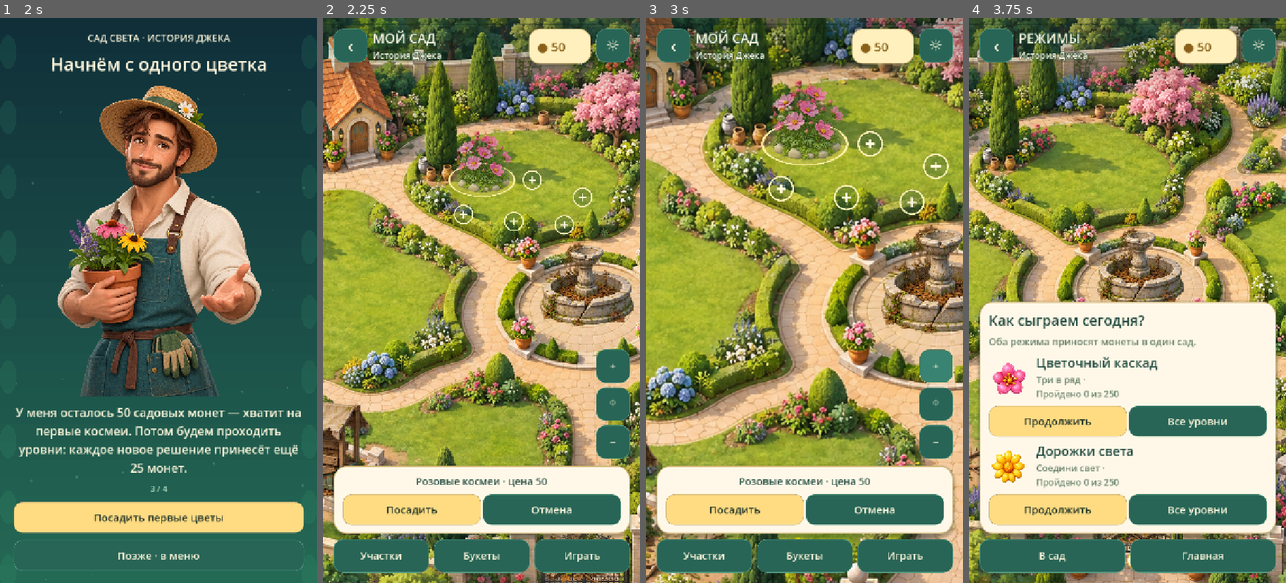
Above: before the commit, frames 1-4 (left to right).
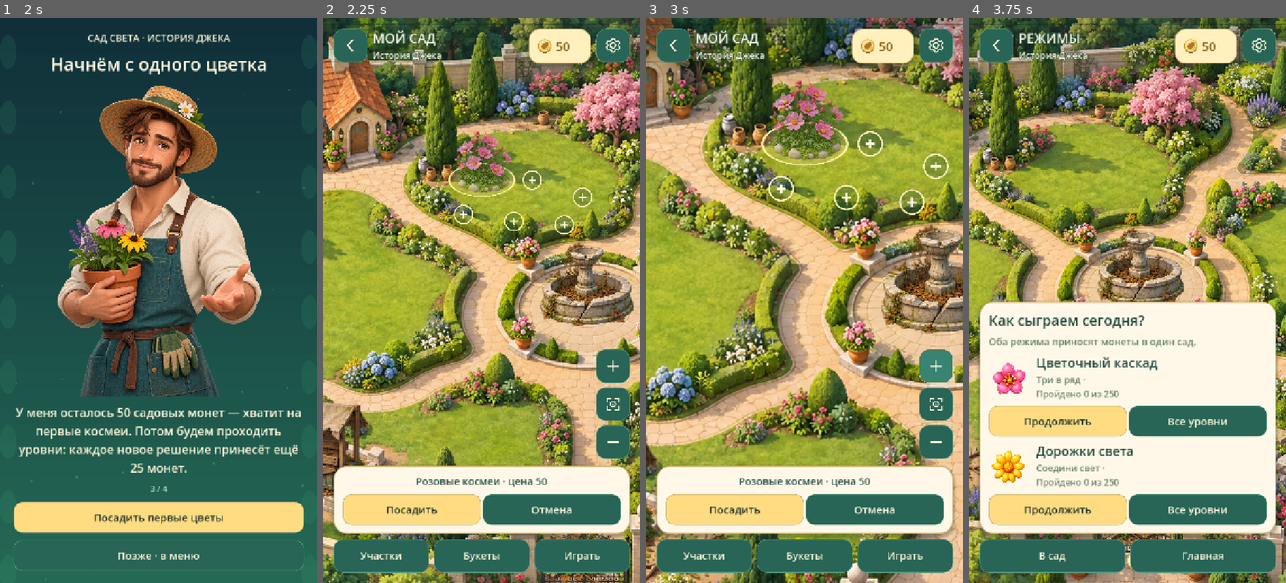
Above: after the commit, the same moments.

Repository: nodar163/garden-of-light-game
Game: Godot game, scene res://main.tscn
Same seed, same stepped clock (60 frames per second), same inputs: the game is played once before the commit and once after it. Sound files missing from this copy of the repository are replaced by a short silence.
Inputs (mouse positions are in pixels of both pictures, inside the frame that each line leads up to):
- Up to frame 1 (2 s): click "Посмотреть сад" at 0.5 s; click "Помочь Джеку" at 1.25 s
- Up to frame 2 (2.25 s): click "Посадить первые цветы" at 2 s
- Up to frame 3 (3 s): click (934, 368) at 2.75 s, where only the run before the commit has a clickable "+"
- Up to frame 4 (3.75 s): click "Играть" at 3.5 s

Frame 1 is identical in both runs. In frame 2, 0.4% of the frame differs, in the area x 7-94%, y 3-76%; in frame 3, 0.4%; in frame 4, 0.3%.

Commit message:
Use portable vector icons for garden web controls

Diff:
--- /dev/null
+++ b/source/assets/ui-back.svg
@@ -0,0 +1 @@
+<svg xmlns="http://www.w3.org/2000/svg" width="64" height="64" viewBox="0 0 64 64"><path d="M39 12L20 32l19 20" fill="none" stroke="#fff5d8" stroke-width="6" stroke-linecap="round" stroke-linejoin="round"/></svg>
--- /dev/null
+++ b/source/assets/ui-center.svg
@@ -0,0 +1 @@
+<svg xmlns="http://www.w3.org/2000/svg" width="64" height="64" viewBox="0 0 64 64"><path d="M9 23V10h14M41 10h13v13M54 41v13H41M23 54H9V41" fill="none" stroke="#fff5d8" stroke-width="5" stroke-linecap="round"/><circle cx="32" cy="32" r="10" fill="none" stroke="#fff5d8" stroke-width="4"/><circle cx="32" cy="32" r="3" fill="#fff5d8"/></svg>
--- /dev/null
+++ b/source/assets/ui-coin.svg
@@ -0,0 +1 @@
+<svg xmlns="http://www.w3.org/2000/svg" width="64" height="64" viewBox="0 0 64 64"><defs><linearGradient id="g" x2="0.8" y2="1"><stop stop-color="#fff7bc"/><stop offset="1" stop-color="#e8a92f"/></linearGradient></defs><circle cx="32" cy="34" r="27" fill="#97611f"/><circle cx="32" cy="30" r="27" fill="url(#g)" stroke="#d79929" stroke-width="3"/><circle cx="32" cy="30" r="21" fill="none" stroke="#fff5b0" stroke-width="2"/><path d="M21 39C16 23 32 15 44 17C46 30 39 43 25 40L35 27" fill="#aa772a" stroke="#aa772a" stroke-width="3" stroke-linecap="round"/></svg>
--- /dev/null
+++ b/source/assets/ui-minus.svg
@@ -0,0 +1 @@
+<svg xmlns="http://www.w3.org/2000/svg" width="64" height="64" viewBox="0 0 64 64"><path d="M12 32h40" fill="none" stroke="#fff5d8" stroke-width="6" stroke-linecap="round"/></svg>
--- /dev/null
+++ b/source/assets/ui-plus.svg
@@ -0,0 +1 @@
+<svg xmlns="http://www.w3.org/2000/svg" width="64" height="64" viewBox="0 0 64 64"><path d="M12 32h40M32 12v40" fill="none" stroke="#fff5d8" stroke-width="6" stroke-linecap="round"/></svg>
--- /dev/null
+++ b/source/assets/ui-settings.svg
@@ -0,0 +1 @@
+<svg xmlns="http://www.w3.org/2000/svg" width="64" height="64" viewBox="0 0 64 64"><path d="M26 6h12l2 8 6 3 8-2 6 10-6 6v6l6 6-6 10-8-2-6 3-2 8H26l-2-8-6-3-8 2-6-10 6-6v-6l-6-6 6-10 8 2 6-3z" transform="translate(3 0) scale(.91)" fill="none" stroke="#fff5d8" stroke-width="5" stroke-linejoin="round"/><circle cx="32" cy="31" r="10" fill="none" stroke="#fff5d8" stroke-width="5"/></svg>
--- a/source/scripts/garden_hud.gd
+++ b/source/scripts/garden_hud.gd
@@ -2,6 +2,10 @@
 ## Floating controls over the actual garden, shared by home and editing.
 const Map=preload("res://scripts/garden_map.gd")
 const JACK=preload("res://assets/jack.png")
+const COIN=preload("res://assets/ui-coin.svg")
+const SETTINGS=preload("res://assets/ui-settings.svg")
+const BACK=preload("res://assets/ui-back.svg")
+const ZOOM_ICONS=[preload("res://assets/ui-plus.svg"),preload("res://assets/ui-center.svg"),preload("res://assets/ui-minus.svg")]
 const INK=Color("244c42")
 const SOFT=Color("68816a")
 var game: Control
@@ -48,7 +52,7 @@
 	var stack:=VBoxContainer.new(); stack.mouse_filter=Control.MOUSE_FILTER_IGNORE; stack.add_theme_constant_override("separation",16); margin.add_child(stack)
 	var top:=HBoxContainer.new(); top.mouse_filter=Control.MOUSE_FILTER_IGNORE; top.add_theme_constant_override("separation",12); stack.add_child(top)
 	if screen!="home":
-		var back: Button=game.button("‹",game.show_home,top); back …(152 unchanged characters)… theme_font_size_override("font_size",40)
+		var back: Button=game.button("‹",game.show_home,top); back …(152 unchanged characters)… theme_font_size_override("font_size",40); icon_button(back,BACK); back.tooltip_text=game.words("Главное меню","Main menu")
 	var brand:=VBoxContainer.new(); brand.mouse_filter=Control.MOUSE_FILTER_IGNORE; brand.size_flags_horizontal=Control.SIZE_EXPAND_FILL; top.add_child(brand)
 	var heading: String=game.words("САД СВЕТА","GARDEN OF LIGHT") if screen=="home" else game.words("РЕЖИМЫ","GAME MODES") if screen=="garden_modes" else game.words("ЛАВКА","FLOWER SHOP") if screen=="garden_shop" else game.words("МОЙ САД","MY GARDEN")
 	var name_label:=text(brand,heading,30,Color("fff9dd"))
@@ -56,8 +60,10 @@
 	var subtitle:=text(brand,game.words("История Джека","Jack's story"),20,Color("fff9dd"))
 	subtitle.add_theme_color_override("font_outline_color",Color("234939")); subtitle.add_theme_constant_override("outline_size",5)
 	var money:=PanelContainer.new(); money.add_theme_stylebox_override("panel",plate(Color("fff0bd"),24)); money.custom_minimum_size=Vector2(142,76); money.size_flags_vertical=Control.SIZE_SHRINK_BEGIN; top.add_child(money)
-	var balance:=text(money,"● "+str(game.store.data.garden.coins),28,Color("896019")); balance.autowrap_mode=TextServer.AUTOWRAP_OFF
-	var settings: Button=game.button("☼",game.show_settings,top); settings.tooltip_text=game.words("Настройки","Settings"); settings.custom_minimum_size=Vector2(76,76); settings.size_flags_horizontal=Control.SIZE_SHRINK_BEGIN; settings.size_flags_vertical=Control.SIZE_SHRINK_BEGIN; settings.add_theme_font_size_override("font_size",36)
+	var wallet_row:=HBoxContainer.new(); wallet_row.add_theme_constant_override("separation",8); money.add_child(wallet_row)
+	var coin:=TextureRect.new(); coin.texture=COIN; coin.custom_minimum_size=Vector2(34,34); coin.expand_mode=TextureRect.EXPAND_IGNORE_SIZE; coin.stretch_mode=TextureRect.STRETCH_KEEP_ASPECT_CENTERED; wallet_row.add_child(coin)
+	var balance:=text(wallet_row,str(game.store.data.garden.coins),28,Color("896019")); balance.autowrap_mode=TextServer.AUTOWRAP_OFF
+	var settings: Button=game.button("☼",game.show_settings,top); settings.tooltip_text=game.words("Настройки","Settings"); settings.custom_minimum_size=Vector2(76,76); settings.size_flags_horizontal=Control.SIZE_SHRINK_BEGIN; settings.size_flags_vertical=Control.SIZE_SHRINK_BEGIN; settings.add_theme_font_size_override("font_size",36); icon_button(settings,SETTINGS)
 	var space:=Control.new(); space.mouse_filter=Control.MOUSE_FILTER_IGNORE; space.size_flags_vertical=Control.SIZE_EXPAND_FILL; stack.add_child(space)
 	var control_row:=HBoxContainer.new(); control_row.mouse_filter=Control.MOUSE_FILTER_IGNORE; stack.add_child(control_row)
 	var empty:=Control.new(); empty.mouse_filter=Control.MOUSE_FILTER_IGNORE; empty.size_flags_horizontal=Control.SIZE_EXPAND_FILL; control_row.add_child(empty)
@@ -65,6 +71,7 @@
 	if screen=="garden":
 		for item in [["+",func(): map.zoom_by(1.3)],["⌖",func(): map.overview()],["−",func(): map.zoom_by(1/1.3)]]:
 			var b: Button=game.button(item[0],item[1],controls); b.custom_minimum_size=Vector2(76,76)
+			icon_button(b,ZOOM_ICONS[0 if item[0]=="+" else 1 if item[0]=="⌖" else 2])
 			b.tooltip_text=game.words("Центр сада","Garden centre") if item[0]=="⌖" else game.words("Масштаб","Zoom")
 	footer=VBoxContainer.new(); footer.add_theme_constant_override("separation",12); stack.add_child(footer)
 	content=card(footer); game.root_box=content
@@ -90,3 +97,9 @@
 	for item in items:
 		var b: Button=game.button(item[0],item[1],row)
 		b.custom_minimum_size.y=76; b.add_theme_font_size_override("font_size",23)
+
+
+static func icon_button(button: Button,texture: Texture2D) -> void:
+	button.text=""; button.icon=texture; button.expand_icon=true
+	button.icon_alignment=HORIZONTAL_ALIGNMENT_CENTER
+	button.add_theme_constant_override("icon_max_width",38)
Not shown, changed: index.html
Not shown, changed: index.pck
Not shown, changed: index.service.worker.js
Not shown, changed: source/docs/GARDEN-REDESIGN.md
Not shown, changed: source/docs/LICENSES.md
